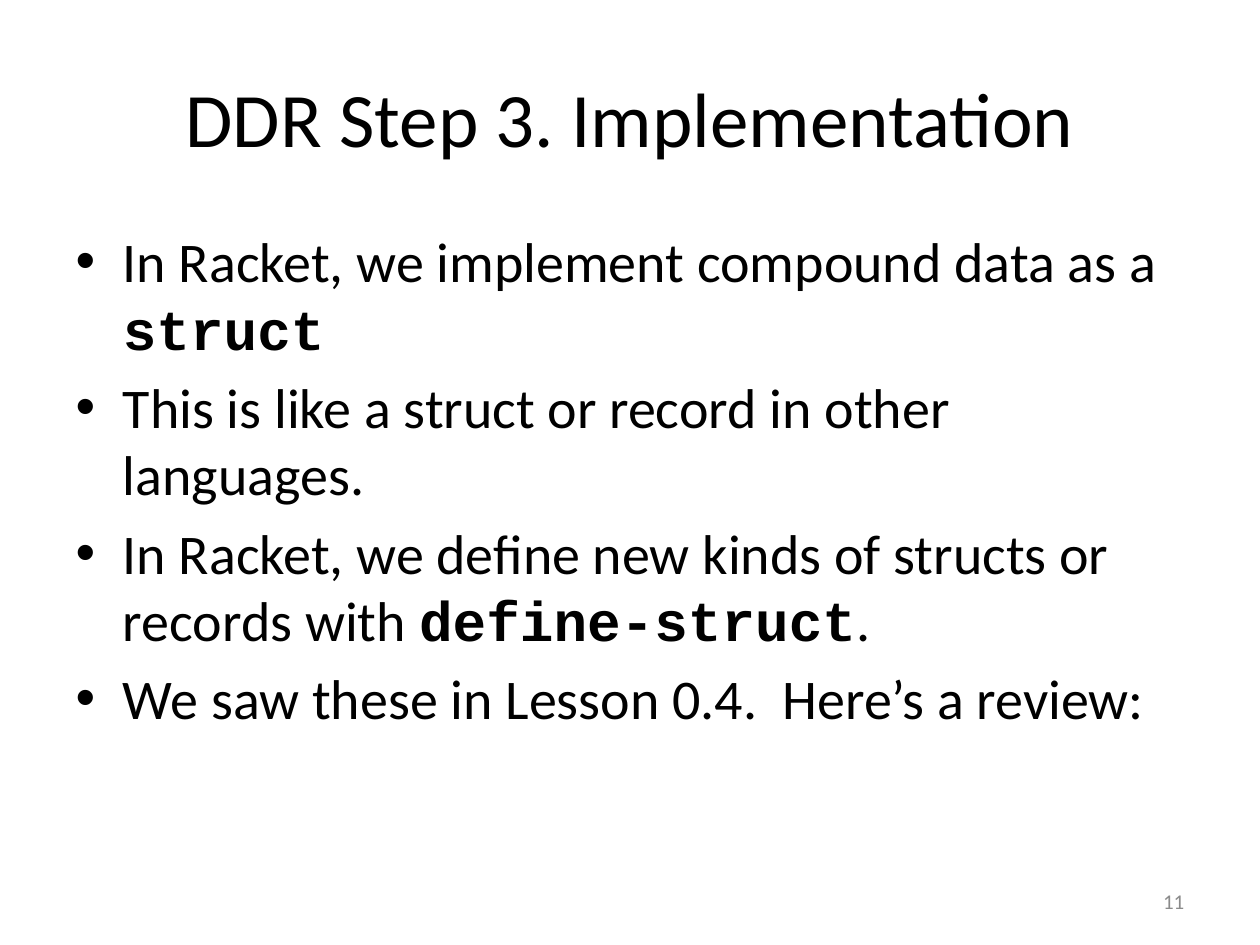
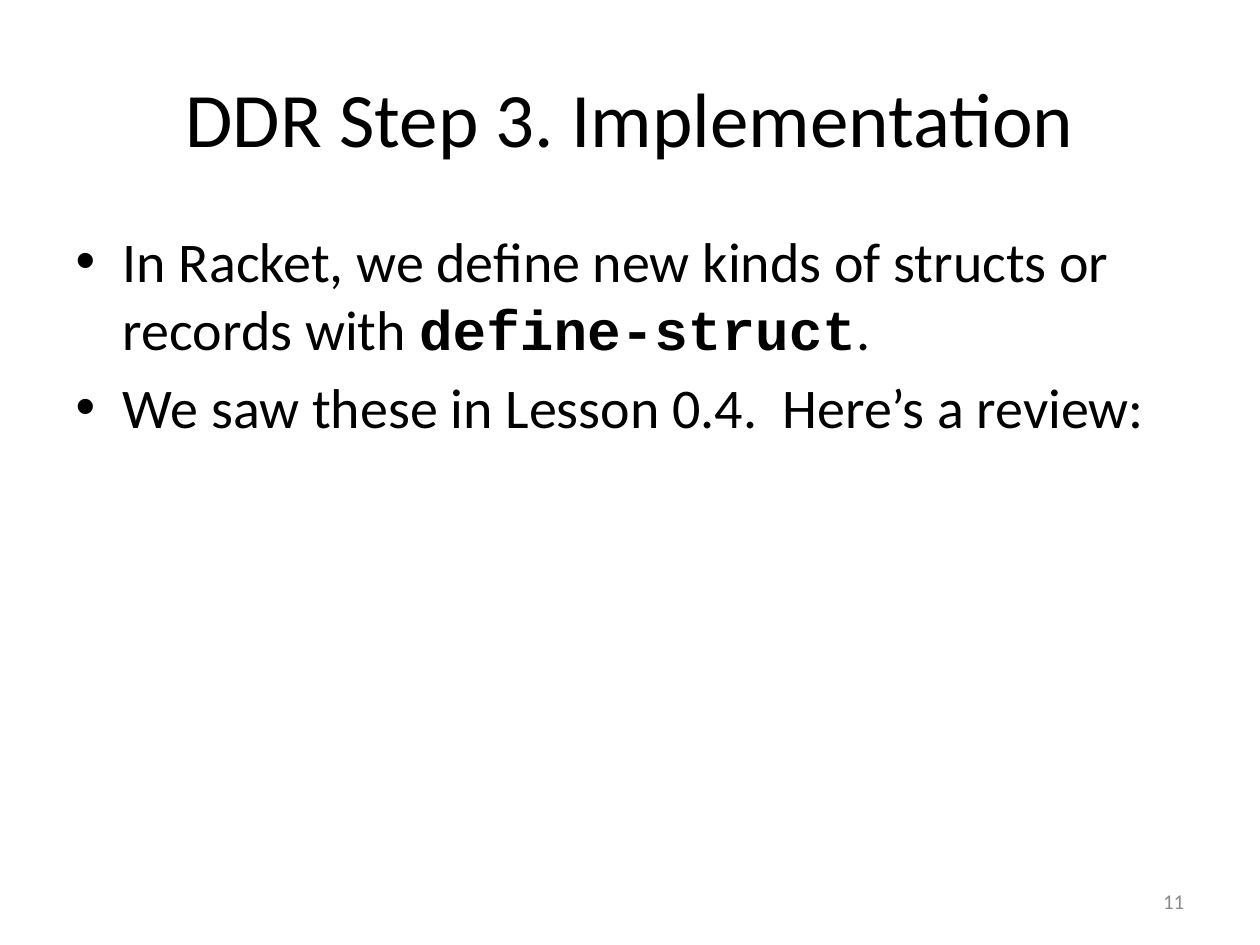
Before and after one commit to mwand/cs5010f17, a slide deck: slide 11 of Slides/Lesson 1.3 The Data Design Recipe.pptx. Drawn at 1260x945 pixels with LibreOffice and Linux fonts; fonts in the diff are those of the drawing. Boxes give left, top, right and bottom in pixels: in the first picture for what was removed or moved away, otherwise in the second. Text is boxed around its words. In the diff, an @@ line names an element or a change of style, - is before the commit and + after.

```diff
--- a/Slides/Lesson 1.3 The Data Design Recipe.pptx
+++ b/Slides/Lesson 1.3 The Data Design Recipe.pptx
@@ text at (123,243,1156,505): paragraphs removed @@
-• In Racket, we implement compound data as a struct
-• This is like a struct or record in other languages.
```
Also in this commit, not shown: 8 other files.
